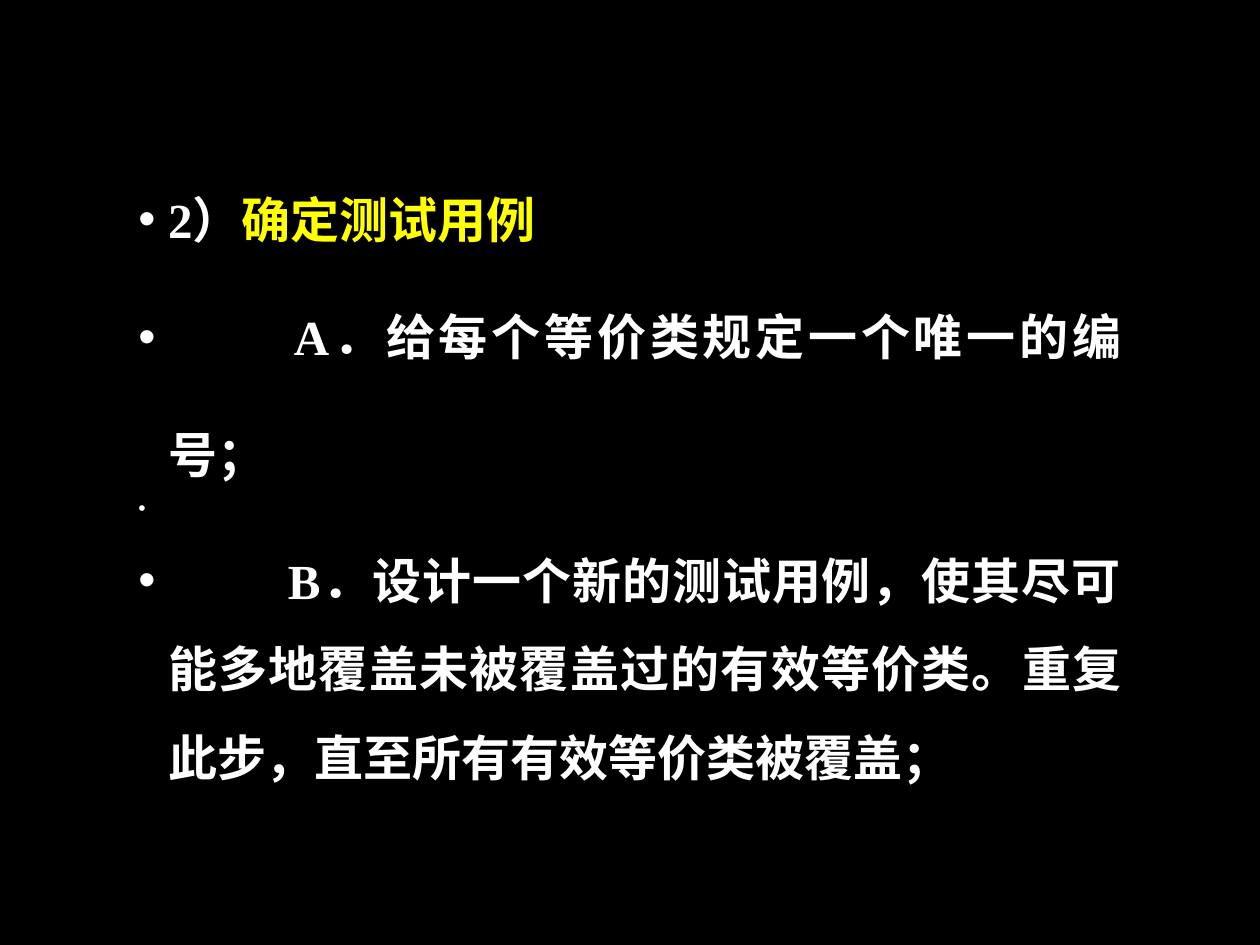
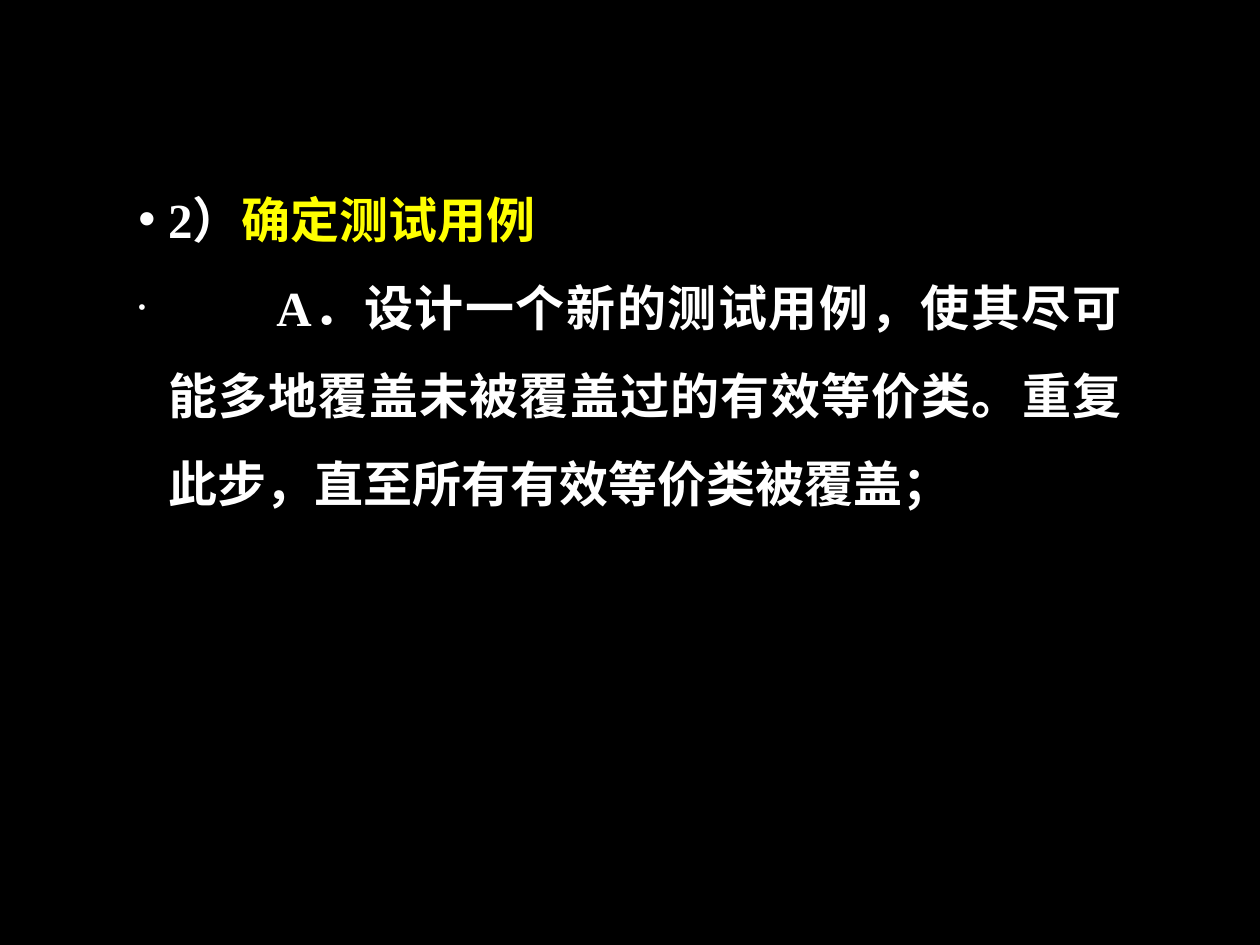
Before and after one commit to zucccxy/project, a slide deck: slide 79 of 翻转课堂PPT.ppt. Drawn at 1260x945 pixels with LibreOffice and Linux fonts; fonts in the diff are those of the drawing; background and template pictures are left out. Boxes give left, top, right and bottom in pixels: in the first picture for what was removed or moved away, otherwise in the second. Text is boxed around its words. In the diff, an @@ line names an element or a change of style, - is before the commit and + after.

```diff
--- a/翻转课堂PPT.ppt
+++ b/翻转课堂PPT.ppt
@@ text at bbox=[168, 288, 1121, 511]: text changed @@
-• A．给每个等价类规定一个唯一的编号；
-• B．设计一个新的测试用例，使其尽可能多地覆盖未被覆盖过的有效等价类。重复此步，直至所有有效等价类被覆盖；
+• A．设计一个新的测试用例，使其尽可能多地覆盖未被覆盖过的有效等价类。重复此步，直至所有有效等价类被覆盖；
```
Also in this commit, not shown: 2 other slides changed, 12 slides removed.
